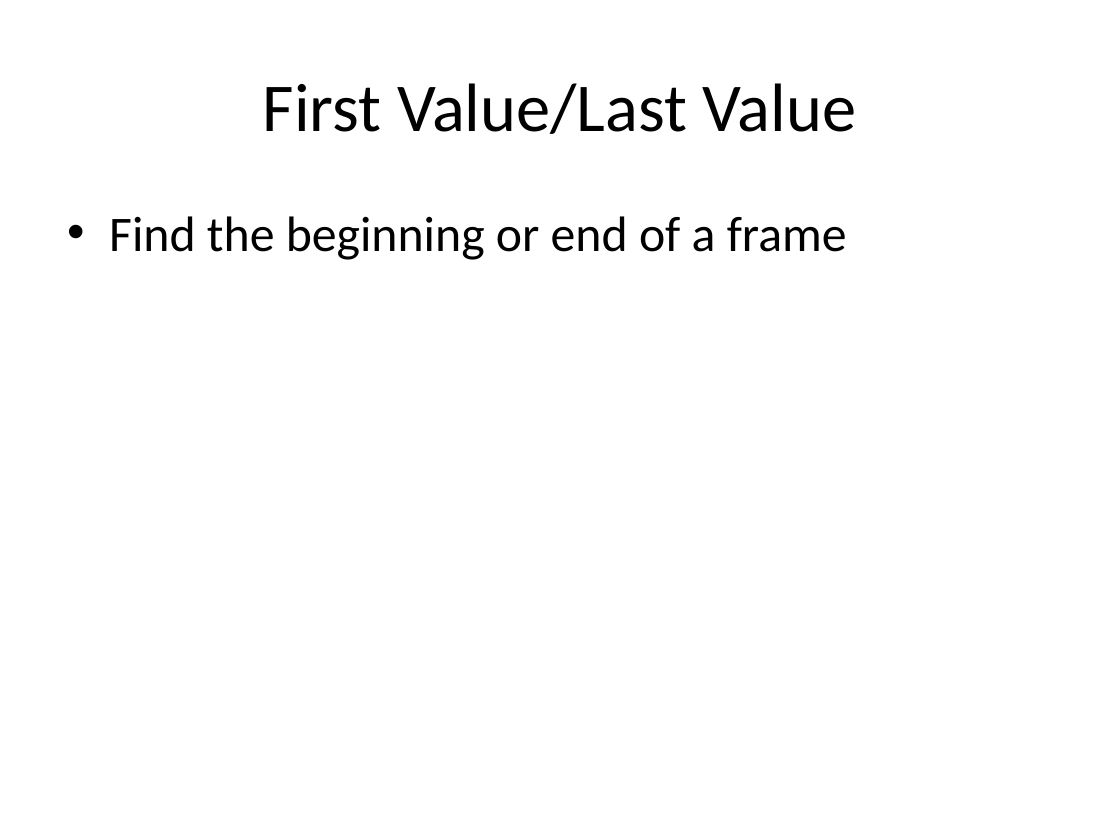
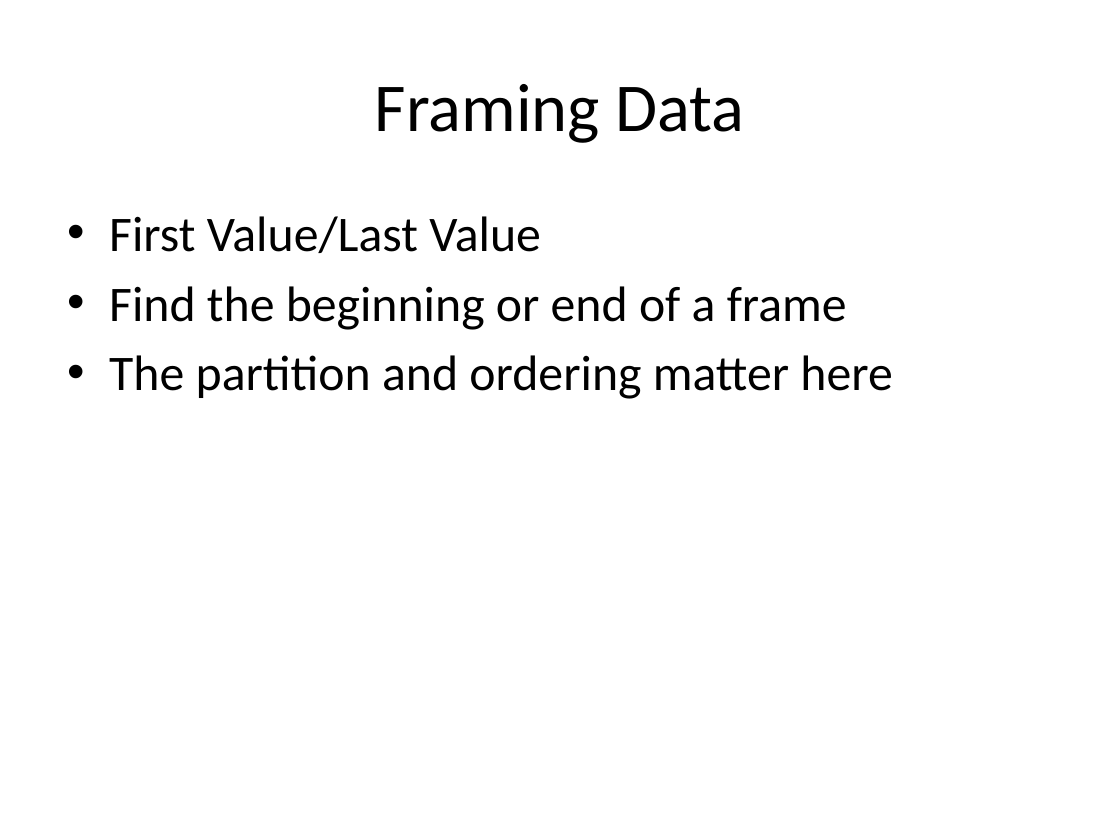
Before and after one commit to reachanu21/T-SQLWindowing, a slide deck: slide 25 of Presentation/TSQL_Windowing.pptx (slide 23 before the commit). Drawn at 1120x840 pixels with LibreOffice and Linux fonts; fonts in the diff are those of the drawing. Boxes give left, top, right and bottom in pixels: in the first picture for what was removed or moved away, otherwise in the second. Text is boxed around its words. In the diff, an @@ line names an element or a change of style, - is before the commit and + after.

```diff
--- a/Presentation/TSQL_Windowing.pptx
+++ b/Presentation/TSQL_Windowing.pptx
@@ title at (375, 84, 745, 143): text changed @@
-First Value/Last Value
+Framing Data
@@ text at (109, 216, 541, 253): paragraph added @@
+• First Value/Last Value
@@ text at (109, 355, 892, 399): paragraph added @@
+• The partition and ordering matter here
```
Also in this commit, not shown: 8 other slides changed, 5 slides added, 1 slide removed.
